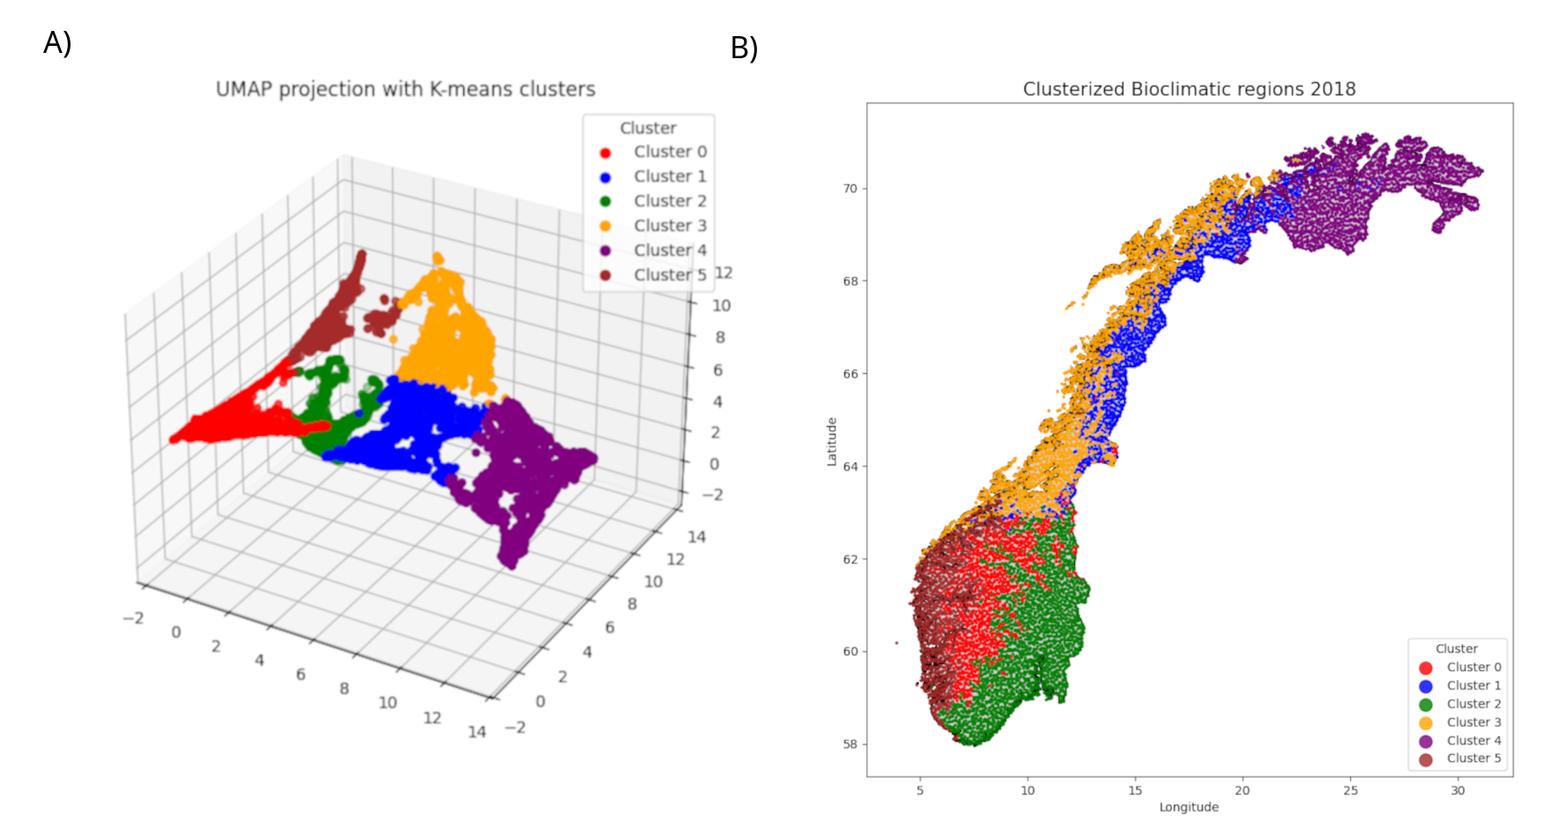
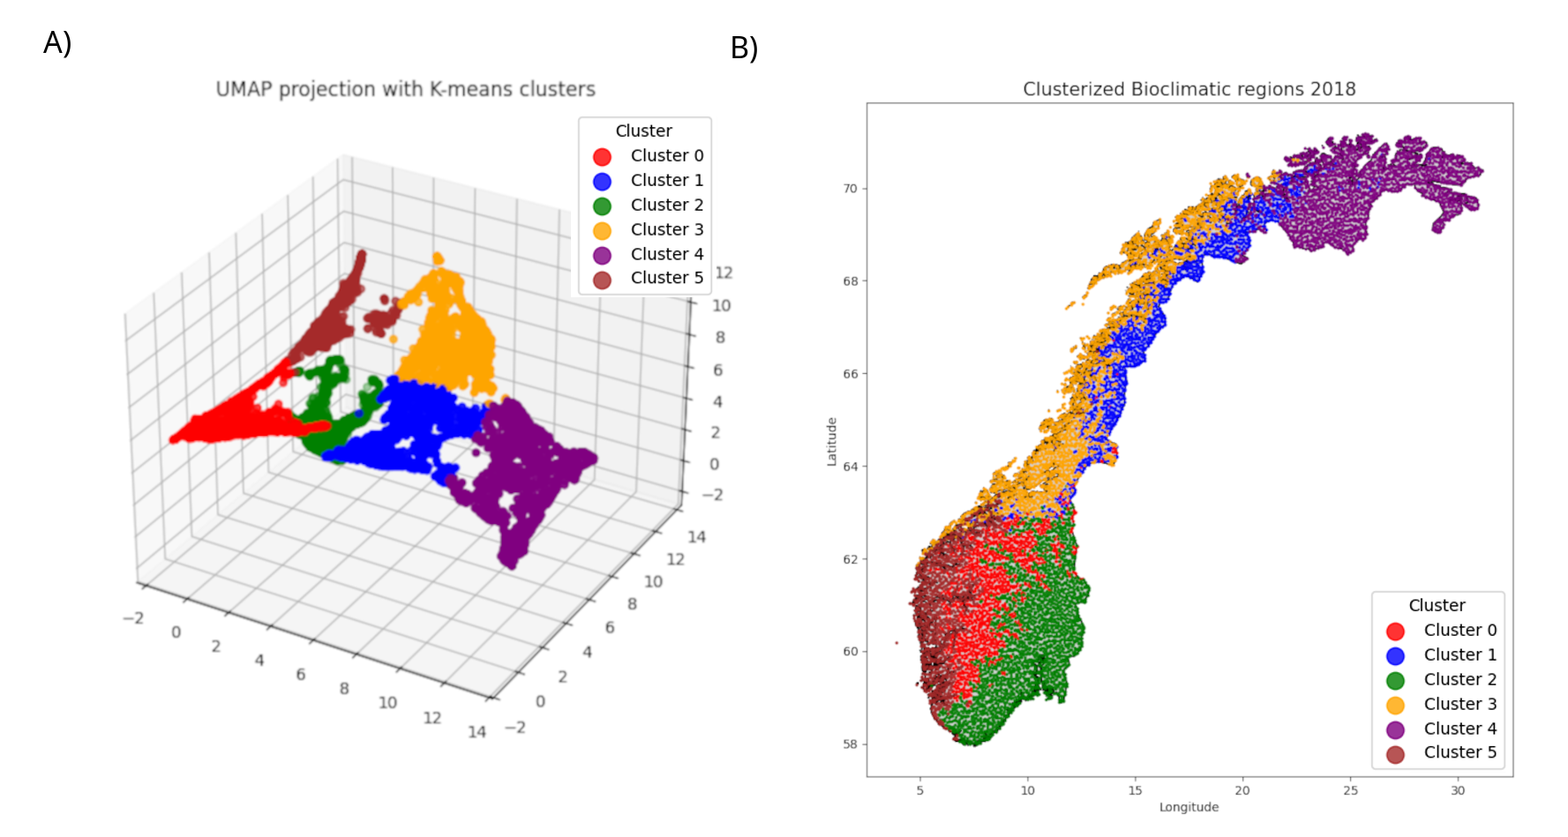
Comparing the layer stacks of the two 1568x837 images. Changes:
added layer "Pasted Layer #1" above "Pasted Layer" over left=570, top=112, right=717, bottom=298
added layer "Pasted Layer" above "2018_bioclimatic_regions_in_Norway.png copy" over left=1370, top=590, right=1509, bottom=773